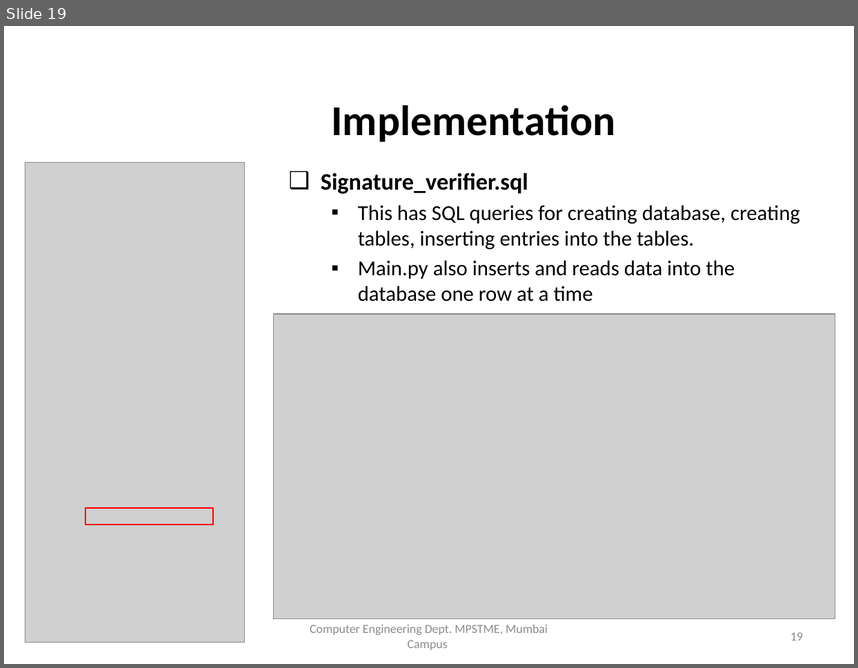
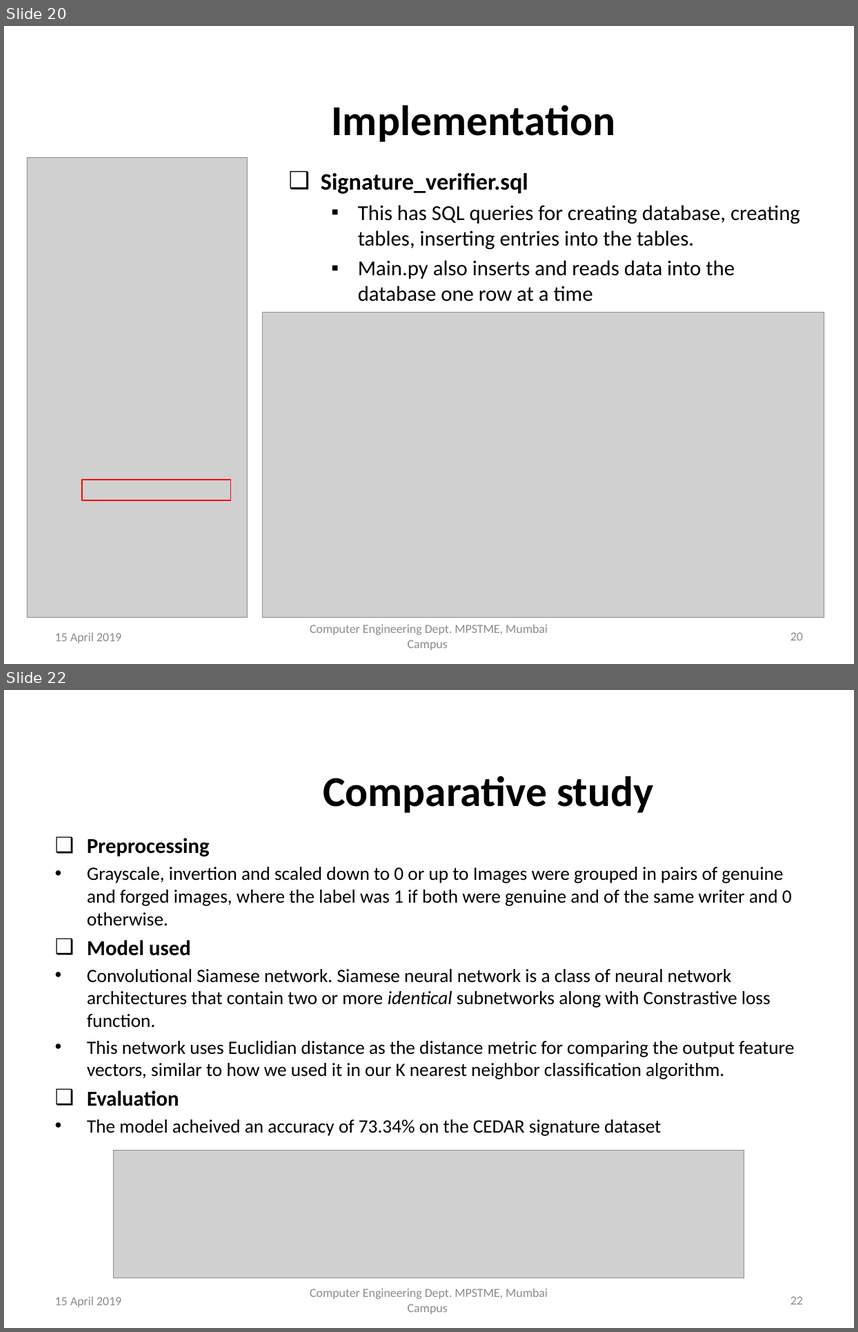
Before and after one commit to TeeeJaey/SignatureVerifier, a slide deck: PPT/B002_ProjectPPT.pptx. Shown one above the other, each under a label of ours: slide 19 before the commit, slides 20 and 22 after it; the slides between them are not shown. The pictures are 858x668 and 858x1332 pixels, drawn with LibreOffice and Linux fonts; fonts in the diff are those of the drawing; grey boxes stand for pictures; background and template pictures are left out. Boxes give left, top, right and bottom in pixels: in the first picture for what was removed or moved away, otherwise in the second. Text is boxed around its words. In the diff, an @@ line names an element or a change of style, - is before the commit and + after.

```diff
--- a/PPT/B002_ProjectPPT.pptx
+++ b/PPT/B002_ProjectPPT.pptx
@@ slide 22 added at bbox=[4, 690, 854, 1328], background picture (left out) @@
@@ title added at bbox=[323, 776, 653, 813], 36 pt, text #000000, bold @@
+Comparative study
@@ text added at bbox=[87, 838, 794, 1136], 16 pt, text #000000 @@
+❑ Preprocessing
+• Grayscale, invertion and scaled down to 0 or up to Images were grouped in pairs of genuine and forged images, where the label was 1 if both were genuine and of the same writer and 0 otherwise.
+❑ Model used
+• Convolutional Siamese network. Siamese neural network is a class of neural network architectures that contain two or more identical subnetworks along with Constrastive loss function.
+• This network uses Euclidian distance as the distance metric for comparing the output feature vectors, similar to how we used it in our K nearest neighbor classification algorithm.
+❑ Evaluation
+• The model acheived an accuracy of 73.34% on the CEDAR signature dataset
@@ picture added at bbox=[114, 1150, 744, 1277] @@
@@ text added at bbox=[310, 1288, 548, 1314], 10.5 pt, text #8C8C8C @@
+Computer Engineering Dept. MPSTME, Mumbai Campus
@@ text added at bbox=[55, 1296, 121, 1307], 10.5 pt, text #8C8C8C @@
+15 April 2019
@@ page number added at bbox=[791, 1296, 803, 1304], 10.5 pt, text #8C8C8C @@
+22
@@ what was slide 19 is now slide 20 @@
@@ slide 20 changed as well @@
@@ picture: place and size @@
-picture at bbox=[25, 162, 245, 642]
+picture at bbox=[27, 158, 247, 617]
@@ picture: place and size @@
-picture at bbox=[274, 313, 835, 619]
+picture at bbox=[263, 312, 824, 617]
@@ rectangle: place and size @@
-rectangle at bbox=[85, 508, 213, 524]
+rectangle at bbox=[82, 479, 231, 499]
@@ text at bbox=[55, 632, 121, 643]: text changed @@
-22 March 2019
+15 April 2019
@@ page number at bbox=[791, 632, 803, 640]: text changed @@
-19
+20
```
Also in this commit, not shown: 25 other slides changed, 1 other slide added, 4 other files.
